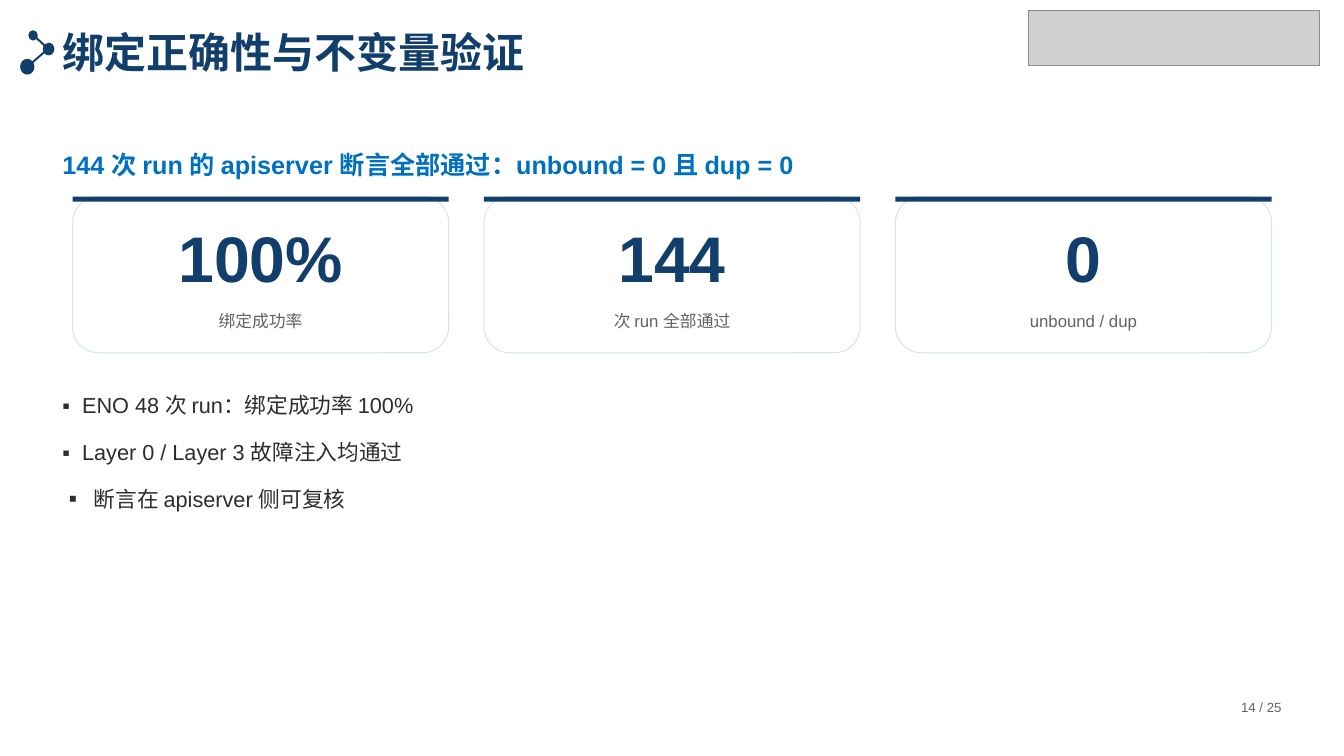
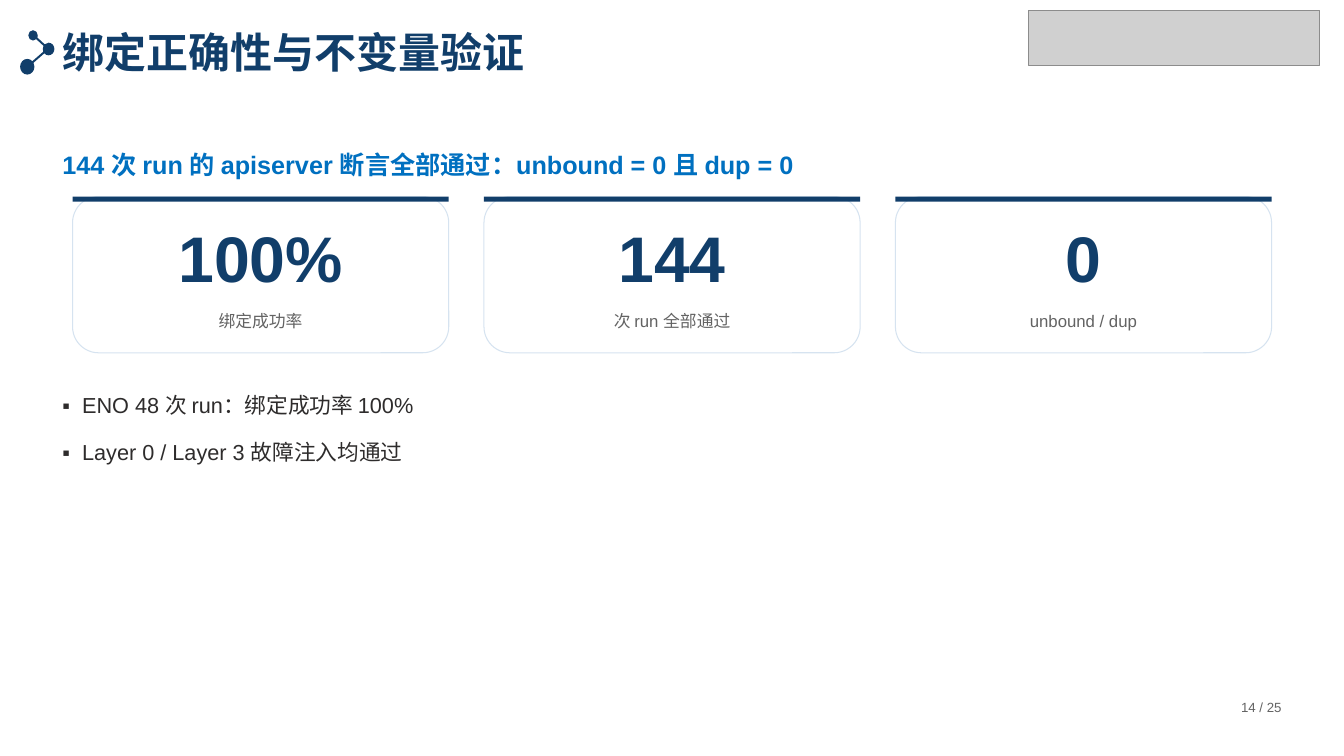
Before and after one commit to tengfei86/godel-scheduler, a slide deck: slide 14 of docs/thesis/defense/答辩PPT-北航模板版.pptx. Drawn at 1344x756 pixels with LibreOffice and Linux fonts; fonts in the diff are those of the drawing; grey boxes stand for pictures. Boxes give left, top, right and bottom in pixels: in the first picture for what was removed or moved away, otherwise in the second. Text is boxed around its words. In the diff, an @@ line names an element or a change of style, - is before the commit and + after.

```diff
--- a/docs/thesis/defense/答辩PPT-北航模板版.pptx
+++ b/docs/thesis/defense/答辩PPT-北航模板版.pptx
@@ text at (94, 488, 346, 511): paragraph removed @@
-▪ 断言在 apiserver 侧可复核
```
Also in this commit, not shown: 3 other files.
